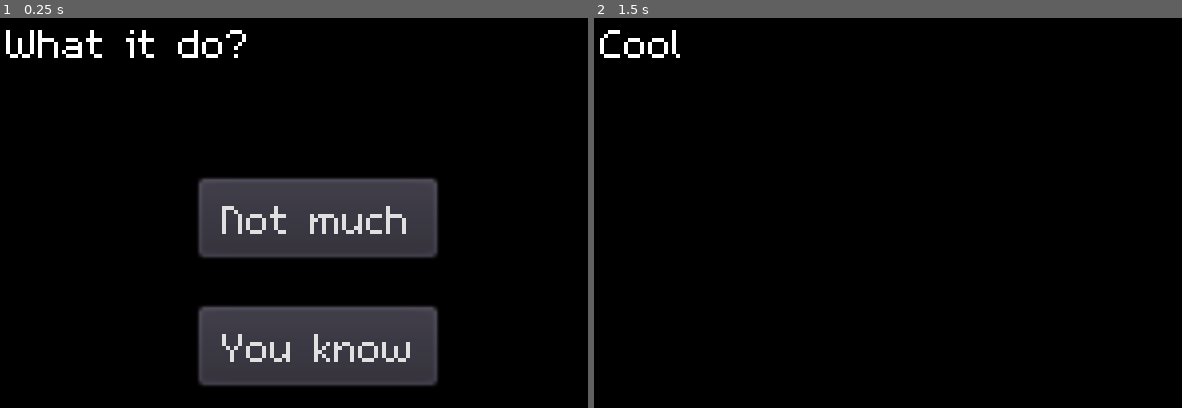
Above: before the commit, frames 1-2 (left to right).
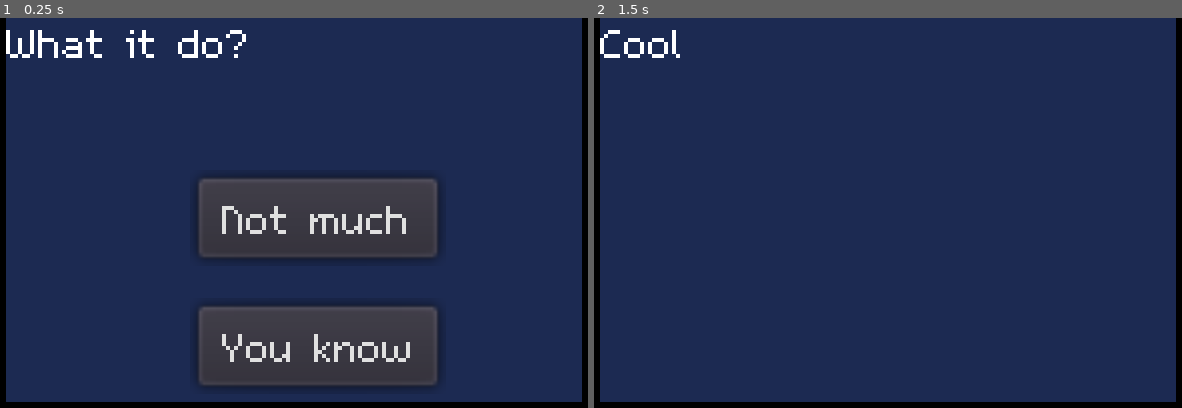
Above: after the commit, the same moments.

Repository: heysai06/dungeon-ducket-delve
Game: Godot game, scene res://Narrative/TextBox.tscn
Same seed, same stepped clock (60 frames per second), same inputs: the game is played once before the commit and once after it. This scene is started directly instead of the project's main scene.
Inputs:
- Up to frame 1 (0.25 s): no input
- Up to frame 2 (1.5 s): click "Not much" at 0.5 s; tap Enter at 1.25 s; hold Right (ui_right) from 1.28 s (still down); hold Enter from 1.28 s (still down)

The runs differ from the first frame. In frame 1, 79% of the frame differs, in the area x 1-99%, y 0-99%; in frame 2, 96%.

Commit message:
NPC's now trigger dialogue

Diff:
--- a/Autoload/Global.gd
+++ b/Autoload/Global.gd
@@ -4,7 +4,8 @@
 var debug_mode = false
 var current_level = 0
 const level_list = ["res://Levels/TutorialLevel.tscn",
-					"res://Levels/TutorialLevel_2.tscn"]
+					"res://Levels/TutorialLevel_2.tscn",
+					"res://Levels/main.tscn"]
 
 func _ready():
 	var root = get_tree().get_root()
--- a/Levels/TutorialLevel.tscn
+++ b/Levels/TutorialLevel.tscn
@@ -17,11 +17,11 @@
 [node name="Chest" parent="." instance=ExtResource( 3 )]
 position = Vector2( 80, 96 )
 
-[node name="Player" parent="." instance=ExtResource( 1 )]
-position = Vector2( 80, 72 )
-
 [node name="Princess" parent="." instance=ExtResource( 6 )]
 position = Vector2( 120, 40 )
 
 [node name="OldMan" parent="." instance=ExtResource( 5 )]
 position = Vector2( 32, 72 )
+
+[node name="Player" parent="." instance=ExtResource( 1 )]
+position = Vector2( 80, 72 )
--- a/Levels/level_template.tscn
+++ b/Levels/level_template.tscn
@@ -35,7 +35,7 @@
 cell_size = Vector2( 8, 8 )
 cell_quadrant_size = 8
 format = 1
-tile_data = PoolIntArray( -327679, 0, 0, -327678, 0, 0, -327 …(1263 unchanged characters)… , 0, 0, 327684, 0, 0, 327685, 0, 0, 327695, 0, 0, 327696, 0, 0, 327697, 0, 0, 45 …(1273 unchanged characters)…
+tile_data = PoolIntArray( -327679, 0, 0, -327678, 0, 0, -327 …(1263 unchanged characters)… , 0, 0, 327684, 0, 0, 327685, 0, 0, 327688, 1, 0, 327695, 0, 0, 327696, 0, 0, 327697, 0, 0, 45 …(1273 unchanged characters)…
 script = ExtResource( 1 )
 
 [node name="Timer" type="Timer" parent="."]
--- a/Levels/main.tscn
+++ b/Levels/main.tscn
@@ -6,20 +6,19 @@
 [ext_resource path="res://transition_shader.tscn" type="PackedScene" id=4]
 [ext_resource path="res://Enemy/Enemy.tscn" type="PackedScene" id=5]
 [ext_resource path="res://source_files/AudioManager.gd" type="Script" id=6]
+[ext_resource path="res://NPCs/Princess/princess.tscn" type="PackedScene" id=7]
+[ext_resource path="res://NPCs/OldMan/oldman.tscn" type="PackedScene" id=8]
 
 [node name="Main" type="Node2D"]
 
 [node name="TransitionLayer" parent="." instance=ExtResource( 4 )]
 
 [node name="TileMap" parent="." instance=ExtResource( 2 )]
-tile_data = PoolIntArray( -327679, 0, 0, -327678, 0, 0, -327 …(1165 unchanged characters)… , 0, 0, 327678, 0, 0, 262148, 0, 0, 262160, 0, 0, 393211, 0, 0, 393212, 0, 0, 39 …(1385 unchanged characters)…
+tile_data = PoolIntArray( -327679, 0, 0, -327678, 0, 0, -327 …(1165 unchanged characters)… , 0, 0, 327678, 0, 0, 262148, 0, 0, 262151, 1, 0, 262160, 0, 0, 393211, 0, 0, 393212, 0, 0, 39 …(1385 unchanged characters)…
 coin_goal = 10
 
 [node name="Enemy" parent="." instance=ExtResource( 5 )]
 position = Vector2( 80, 72 )
-
-[node name="Player" parent="." instance=ExtResource( 1 )]
-position = Vector2( 8, 0 )
 
 [node name="Chest" parent="." instance=ExtResource( 3 )]
 position = Vector2( 16, 40 )
@@ -29,3 +28,12 @@
 
 [node name="AudioManager" type="Node" parent="Chest2"]
 script = ExtResource( 6 )
+
+[node name="OldMan" parent="." instance=ExtResource( 8 )]
+position = Vector2( 48, 8 )
+
+[node name="Princess" parent="." instance=ExtResource( 7 )]
+position = Vector2( 0, 64 )
+
+[node name="Player" parent="." instance=ExtResource( 1 )]
+position = Vector2( 8, 0 )
--- a/NPCs/OldMan/oldman.gd
+++ b/NPCs/OldMan/oldman.gd
@@ -1,18 +1,21 @@
 extends Node
 
-
-# Declare member variables here. Examples:
-# var a = 2
-# var b = "text"
-
 onready var anim_player = $AnimationPlayer
+var player
+const dialogue_box = preload("res://Narrative/TextBox.tscn")
 
 # Called when the node enters the scene tree for the first time.
 func _ready():
 	anim_player.play ("Idle")
-	pass # Replace with function body.
 
+	yield(get_tree(), "idle_frame")
+	var tree = get_tree()
 
-# Called every frame. 'delta' is the elapsed time since the previous frame.
-#func _process(delta):
-#	pass
+	if tree.has_group("Player"):
+		player = tree.current_scene.get_node("Player")
+		player.connect("bumped_npc", self, "trigger_dialogue")
+
+func trigger_dialogue():
+	var dialog = dialogue_box.instance() # Create & Spawn Coin Instance
+	player.add_child(dialog)
+	dialog.position -= Vector2(80,40)
--- a/NPCs/OldMan/oldman.tscn
+++ b/NPCs/OldMan/oldman.tscn
@@ -25,7 +25,7 @@
 }
 
 [node name="OldMan" type="KinematicBody2D" groups=[
-"Player",
+"NPC",
 ]]
 script = ExtResource( 2 )
 
--- a/NPCs/Princess/princess.tscn
+++ b/NPCs/Princess/princess.tscn
@@ -25,7 +25,7 @@
 }
 
 [node name="Princess" type="KinematicBody2D" groups=[
-"Player",
+"NPC",
 ]]
 script = ExtResource( 2 )
 
--- a/Narrative/TextBox.tscn
+++ b/Narrative/TextBox.tscn
@@ -14,6 +14,15 @@
 
 [node name="TextBox" type="Node2D"]
 script = ExtResource( 2 )
+
+[node name="ColorRect" type="ColorRect" parent="."]
+margin_left = 8.0
+margin_right = 152.0
+margin_bottom = 96.0
+color = Color( 0.113725, 0.168627, 0.32549, 1 )
+__meta__ = {
+"_edit_use_anchors_": false
+}
 
 [node name="Content" type="RichTextLabel" parent="."]
 margin_left = 8.0
--- a/player/player.gd
+++ b/player/player.gd
@@ -21,6 +21,7 @@
 signal turn_over()
 signal moved()
 signal hit_enemy(id,dir)
+signal bumped_npc
 
 
 func _ready():
@@ -92,6 +93,9 @@
 			emit_signal("bumped_chest",ray.get_collider().name, input_direction)
 		if ray.get_collider().is_in_group("Enemy"):
 			emit_signal("hit_enemy",ray.get_collider().name, input_direction)
+		if ray.get_collider().is_in_group("NPC"):
+			emit_signal("bumped_npc")
+			is_moving = false
 
 		# is_moving = false
 
Not shown: 1 places in Levels/main.tscn that only renumber resources
